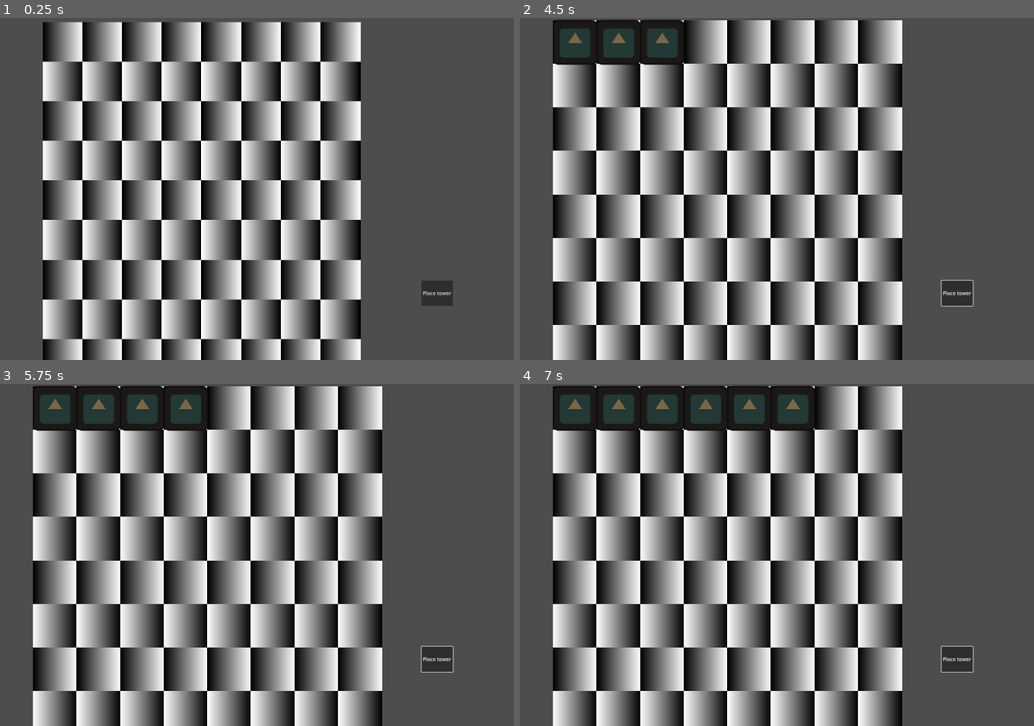
Above: before the commit, frames 1-4 (two rows, left to right).
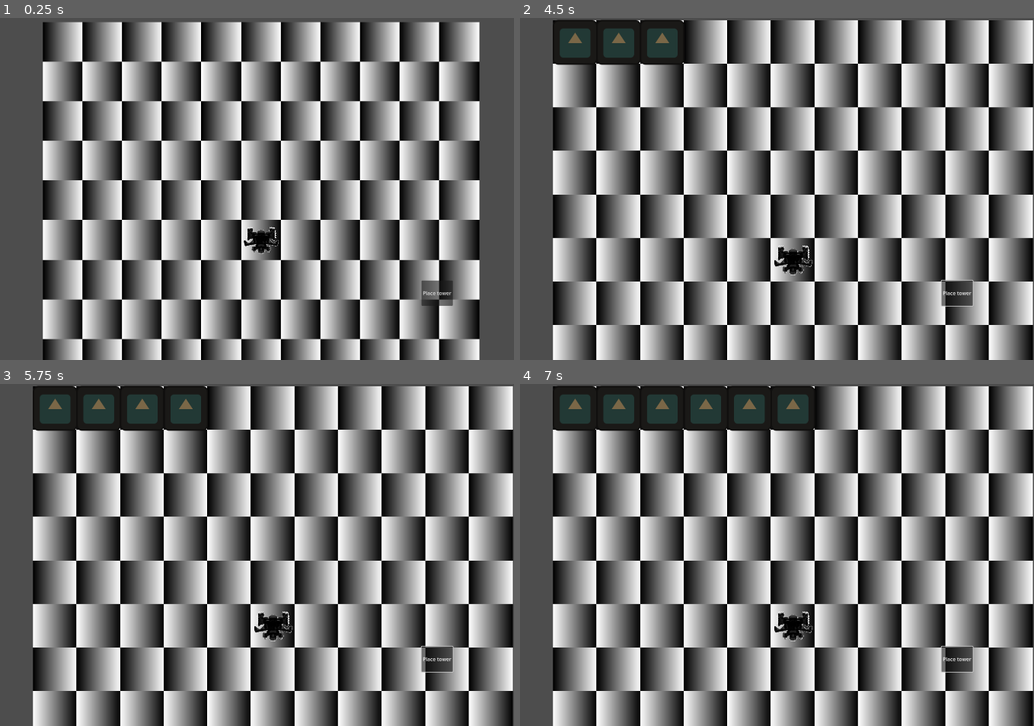
Above: after the commit, the same moments.

Repository: ReneeIbeji/GMTK2024
Game: Godot game, scene res://scenes/GameSystems/Game.tscn
The game is run twice, just before and just after one commit, with the same random seed, the same clock (stepped at 60 frames per second) and the same inputs. The engine's default icon, where the game draws it, is replaced by a stand-in: a white triangle on a blue panel in a dark square.
Inputs (mouse positions are in pixels of both pictures, inside the frame that each line leads up to):
- Up to frame 1 (0.25 s): no input
- Up to frame 2 (4.5 s): click "Place tower" at 0.5 s; click "Place tower" at 1.25 s; click "Place tower" at 2 s; tap Enter at 2.75, 4.25 s; drag from (581, 41) to (741, 41) at 2.77 s; tap Space at 3.5 s; drag from (622, 41) to (782, 41) at 3.52 s; move the mouse to (663, 41) at 4.27 s; hold Mouse wheel up (CAMERA_ZoomIn) from 4.28 s (still down); click (663, 41) at 4.42 s
- Up to frame 3 (5.75 s): release Mouse wheel up (CAMERA_ZoomIn) at 5 s; tap Space at 5 s; drag from (185, 407) to (56, 452) at 5.02 s
- Up to frame 4 (7 s): tap Enter at 5.75 s; drag from (751, 407) to (617, 452) at 5.77 s; tap Space at 6.5 s; drag from (792, 407) to (576, 452) at 6.52 s

The runs differ from the first frame. In frame 1, 19% of the frame differs, in the area x 47-94%, y 1-100%; in frame 2, 21%, in the area x 49-100%, y 0-100%; in frame 3, 21%; in frame 4, 21%.

Commit message:
Ship is placed onto grid at set position at start

Diff:
--- /dev/null
+++ b/source/scenes/GameItems/ship/Ship.tscn
@@ -0,0 +1,18 @@
+[gd_scene load_steps=4 format=3 uid="uid://bgvrr1ylte144"]
+
+[ext_resource type="Script" path="res://scenes/GameItems/GameItem.gd" id="1_fsnwa"]
+[ext_resource type="Texture2D" uid="uid://dkeniygsaitxc" path="res://assets/PrototypeShip.png" id="2_y6c44"]
+
+[sub_resource type="RectangleShape2D" id="RectangleShape2D_k5dl6"]
+size = Vector2(112, 96)
+
+[node name="Ship" type="StaticBody2D"]
+script = ExtResource("1_fsnwa")
+
+[node name="Sprite2D" type="Sprite2D" parent="."]
+position = Vector2(-0.625011, -2.00001)
+scale = Vector2(0.386519, 0.390625)
+texture = ExtResource("2_y6c44")
+
+[node name="CollisionShape2D" type="CollisionShape2D" parent="."]
+shape = SubResource("RectangleShape2D_k5dl6")
--- /dev/null
+++ b/source/scenes/GameItems/ship/ship.gd
@@ -0,0 +1,11 @@
+extends GameItem
+
+
+# Called when the node enters the scene tree for the first time.
+func _ready() -> void:
+	pass # Replace with function body.
+
+
+# Called every frame. 'delta' is the elapsed time since the previous frame.
+func _process(delta: float) -> void:
+	pass
--- a/source/scenes/GameSystems/Game.tscn
+++ b/source/scenes/GameSystems/Game.tscn
@@ -1,9 +1,10 @@
-[gd_scene load_steps=5 format=3 uid="uid://6jsylcsnrfd3"]
+[gd_scene load_steps=6 format=3 uid="uid://6jsylcsnrfd3"]
 
 [ext_resource type="Script" path="res://scenes/GameSystems/game.gd" id="1_hq07i"]
 [ext_resource type="PackedScene" uid="uid://bh2ag2wclw6d3" path="res://scenes/GameSystems/Grid/baseGrid.tscn" id="1_xekyy"]
 [ext_resource type="Resource" uid="uid://dm06nnyg7btjb" path="res://scenes/GameItems/tower/tower.tres" id="2_05a0s"]
 [ext_resource type="PackedScene" uid="uid://cawt67enk7m2q" path="res://scenes/GameSystems/main_camera.tscn" id="3_gbh75"]
+[ext_resource type="PackedScene" uid="uid://bgvrr1ylte144" path="res://scenes/GameItems/ship/Ship.tscn" id="5_pdfhr"]
 
 [node name="Game" type="Node2D"]
 script = ExtResource("1_hq07i")
@@ -13,7 +14,11 @@
 
 [node name="BaseGrid" parent="." instance=ExtResource("1_xekyy")]
 position = Vector2(251, 38)
-gridColumnsCount = 8
+shipGameItem = ExtResource("5_pdfhr")
+gridRowsCount = 11
+gridColumnsCount = 11
+shipRow = 5
+shipColumn = 5
 
 [node name="UI" type="CanvasLayer" parent="."]
 
--- a/source/scenes/GameSystems/Grid/base_grid.gd
+++ b/source/scenes/GameSystems/Grid/base_grid.gd
@@ -2,9 +2,13 @@
 extends Node2D
 
 @export var gridSquare : PackedScene
+@export var shipGameItem : PackedScene
 
 @export var gridRowsCount : int = 10
 @export var gridColumnsCount : int = 10
+
+@export var shipRow : int
+@export var shipColumn : int
 
 
 var gridCells : Array[Array]
@@ -36,6 +40,13 @@
 		tempArray.resize(gridColumnsCount)
 		gridCellsContents.append(tempArray)
 
+	var tempShipNode : GameItem = shipGameItem.instantiate()
+	tempShipNode.position = get_cell_position(shipRow,shipColumn)
+	add_child(tempShipNode)
+	place_item_on_grid(shipColumn,shipRow,tempShipNode)
+
+
+
 func place_item_on_grid(row : int, column : int , item : GameItem) -> void:
 	gridCellsContents[row][column] = item
 
Binary file added: source/assets/PrototypeShip.png
Not shown, added: source/assets/PrototypeShip.png.import
